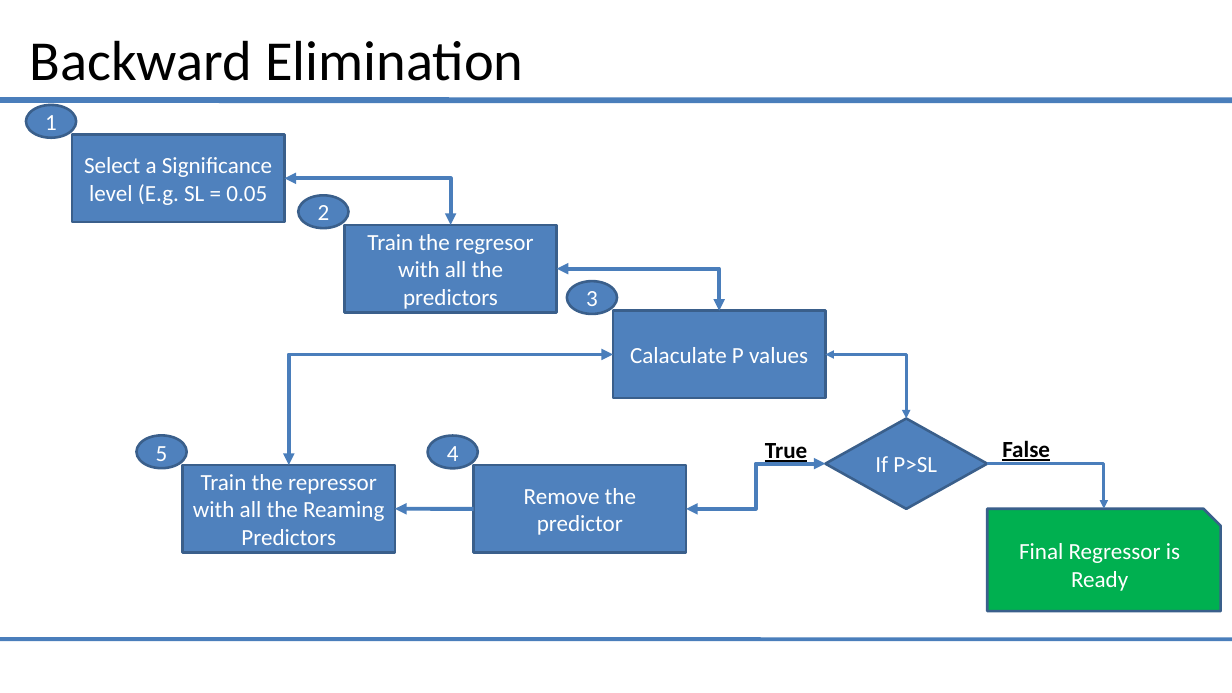
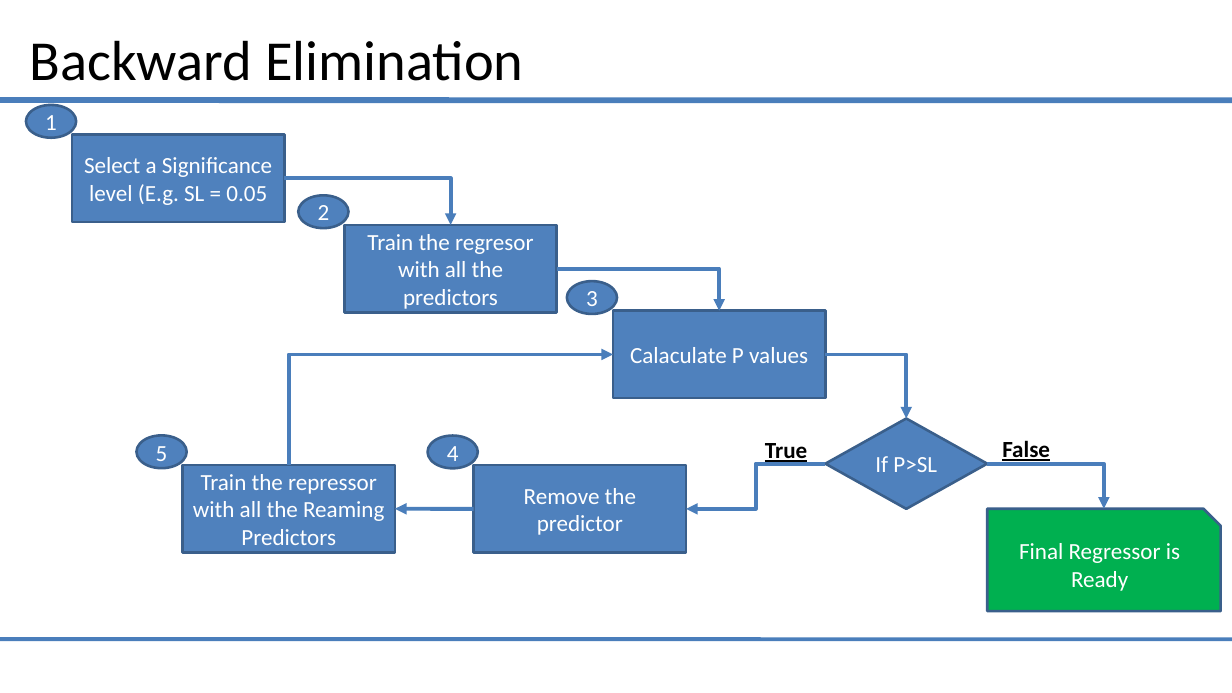
Before and after one commit to saiprasad94/DataSciencePython, a slide deck: slide 10 of Multiple_Linear_Regression/Multiple_linear_Regression.pptx. Drawn at 1232x693 pixels with LibreOffice and Linux fonts; fonts in the diff are those of the drawing. Boxes give left, top, right and bottom in pixels: in the first picture for what was removed or moved away, otherwise in the second. Text is boxed around its words. In the diff, an @@ line names an element or a change of style, - is before the commit and + after.

```diff
--- a/Multiple_Linear_Regression/Multiple_linear_Regression.pptx
+++ b/Multiple_Linear_Regression/Multiple_linear_Regression.pptx
@@ elbow double arrow (285, 178) - (451, 225): elbow double arrow to elbow arrow @@
@@ elbow double arrow (557, 269) - (719, 311): elbow double arrow to elbow arrow @@
@@ elbow double arrow (289, 465) - (613, 355): elbow double arrow to elbow arrow @@
@@ elbow double arrow (825, 355) - (907, 419): elbow double arrow to elbow arrow; stroke #4B7EBC 2.25 pt to #4B7EBC 3 pt @@
@@ elbow double arrow (825, 464) - (687, 509): elbow double arrow to elbow arrow @@
@@ elbow arrow (987, 464) - (1104, 509): stroke #4B7EBC 2.25 pt to #4B7EBC 3 pt @@
```
Also in this commit, not shown: 1 other slide changed, 1 slide added, 1 slide removed.
